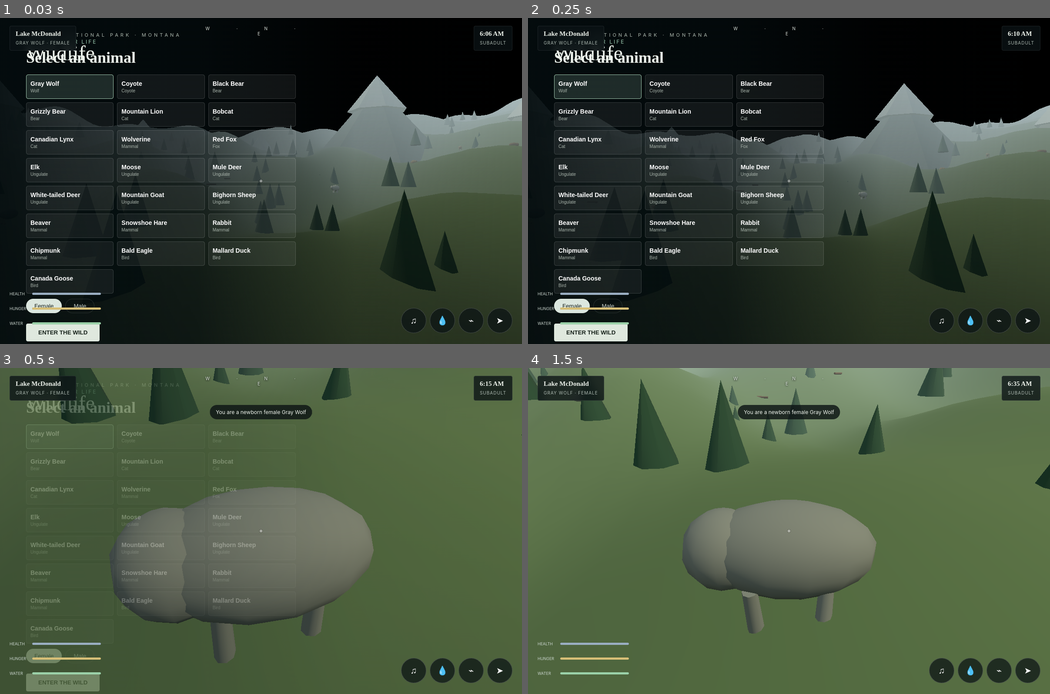
Above: before the commit, frames 1-4 (two rows, left to right).
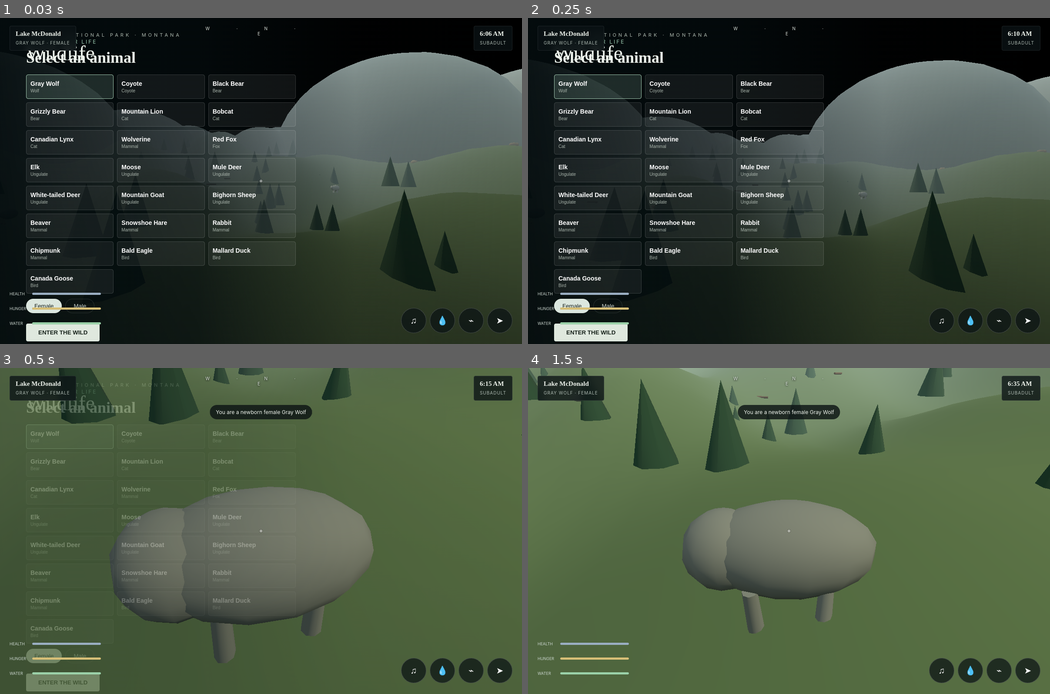
Above: after the commit, the same moments.

Repository: Scarlett555zoey/PlayGround
Game: browser game, page index.html
Same seed, same stepped clock (60 frames per second), same inputs: the game is played once before the commit and once after it.
Inputs:
- Up to frame 1 (0.03 s): no input
- Up to frame 2 (0.25 s): no input
- Up to frame 3 (0.5 s): click "ENTER THE WILD" at 0.27 s
- Up to frame 4 (1.5 s): hold D from 1.03 s (still down); tap Space at 1.1 s

The runs differ from the first frame. In frame 1, 10% of the frame differs, in the area x 19-100%, y 10-44%; in frame 2, 9.9%; in frame 3, nothing differs; in frame 4, nothing differs.

Commit message:
Save source and v2 conversation for issue #1
Run: 45282669506
Generation: 45282669506-1795474789141

Diff:
--- a/game.js
+++ b/game.js
@@ -10,7 +10,11 @@
 
 const geo=new THREE.PlaneGeometry(1800,1800,90,90);const pos=geo.attributes.position;for(let i=0;i<pos.count;i++){const …(369 unchanged characters)…
 
-function mountain(x,z,s,c){const g=new THREE.ConeGeometry(s,s*1.15,7);const m=new THREE.Mesh(g,new THREE.MeshStandardMaterial({color:c,roughness:1,flatShading:true}));m.position.set(x,s*.48,z);m.scale.z=.75;m.castShadow=m.receiveShadow=true;scene.add(m);const cap=new THREE.Mesh(new THREE.ConeGeometry(s*.28,s*.34,7),new THREE.MeshStandardMaterial({color:0xdde2dc,roughness:.9,flatShading:true}));cap.position.set(x,s*.98,z);cap.scale.z=.75;scene.add(cap)}
+function mountain(x,z,s,c){
+ const g=new THREE.SphereGeometry(s,28,18);g.scale(1.15,.82,.78);g.translate(0,-.18,0);const m=new THREE.Mesh(g,new THREE.MeshStandardMaterial({color:c,roughness:.92,flatShading:false}));m.position.set(x,s*.45,z);m.rotation.y=Math.random()*Math.PI;m.castShadow=m.receiveShadow=true;scene.add(m);
+ const snow=new THREE.Mesh(new THREE.ConeGeometry(s*.43,s*.58,16),new THREE.MeshStandardMaterial({color:0xdedfd7,roughness:.9,flatShading:false}));snow.position.set(x,s*.92,z);snow.scale.z=.78;snow.castShadow=true;scene.add(snow);
+ for(let r=0;r<5;r++){const ridge=new THREE.Mesh(new THREE.ConeGeometry(s*.09,s*.38,5),new THREE.MeshStandardMaterial({color:0x7c8176,roughness:1,flatShading:false}));const a=r/5*Math.PI*2;ridge.position.set(x+Math.cos(a)*s*.58,s*.58,z+Math.sin(a)*s*.43);ridge.rotation.z=Math.cos(a)*.35;scene.add(ridge)}
+}
 for(let i=0;i<16;i++){let angle=i/16*Math.PI*2,r=650+(i%3)*55;mountain(Math.cos(angle)*r,-Math.sin(angle)*r,130+(i%4)*32,i%2?0x536355:0x68715d)}
 const lake=new THREE.Mesh(new THREE.CircleGeometry(190,64),new THREE.MeshPhysicalMaterial({color:0x4e8794,roughness:.16,metalness:.05,transparent:true,opacity:.88}));lake.rotation.x=-Math.PI/2;lake.position.set(-310,31,-220);scene.add(lake);
 
Not shown, changed: .omgithub/checkpoint.json
Not shown, changed: .omgithub/conversation.json
